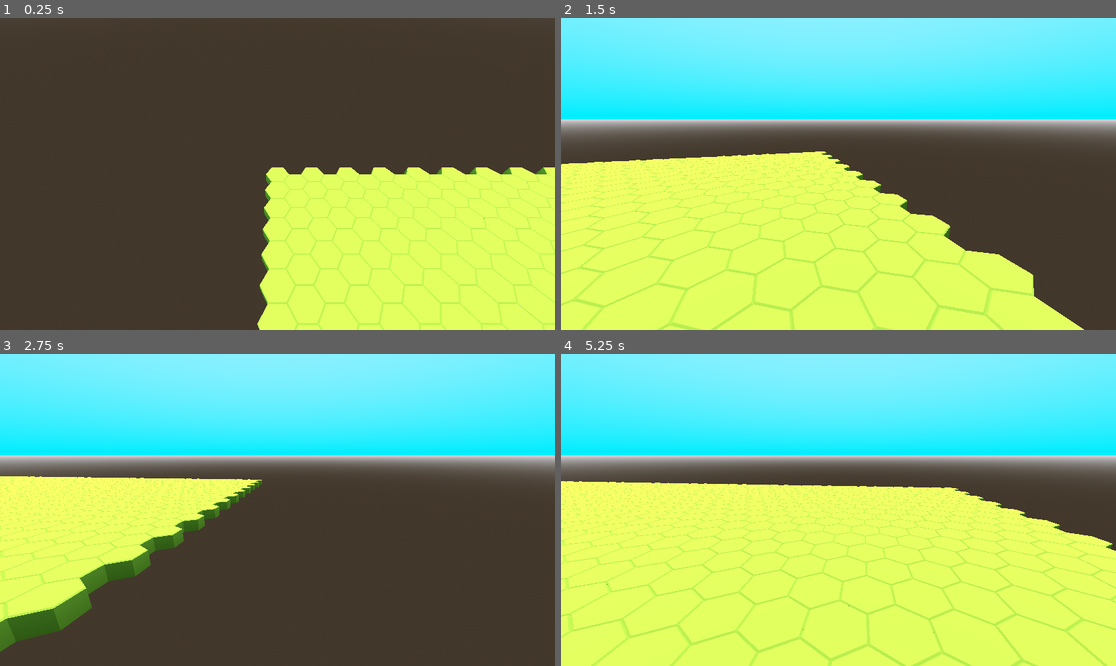
Above: before the commit, frames 1-4 (two rows, left to right).
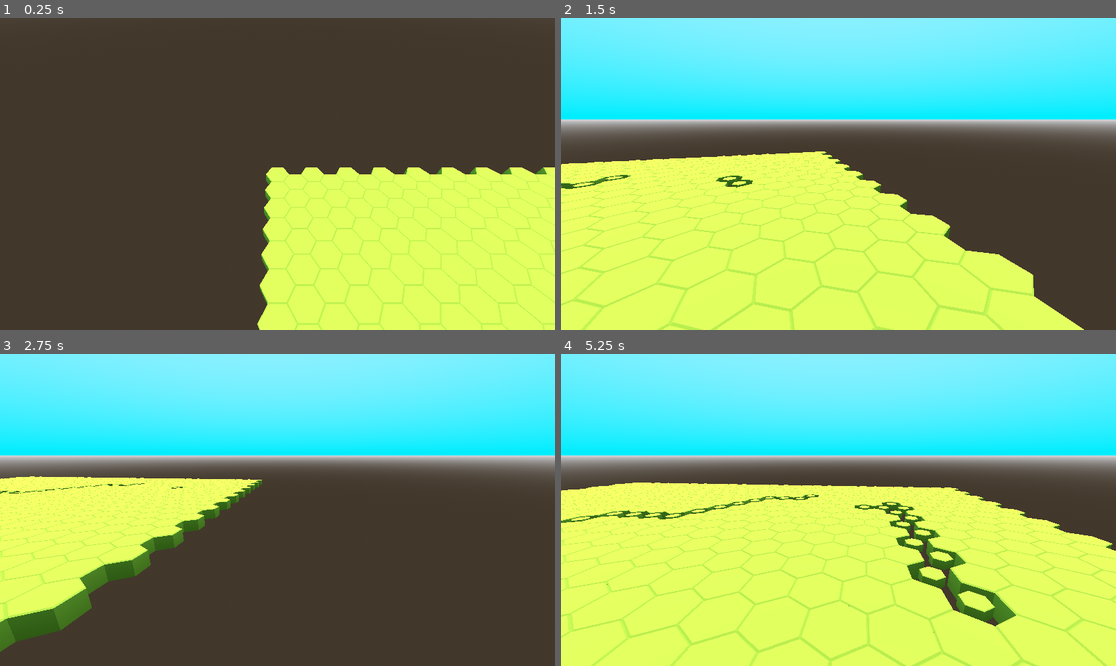
Above: after the commit, the same moments.

Repository: Ricardo-Pamplona/ToTheBone
Game: Godot game, scene res://scenes/board.tscn
Same seed, same stepped clock (60 frames per second), same inputs: the game is played once before the commit and once after it.
Inputs (mouse positions are in pixels of both pictures, inside the frame that each line leads up to):
- Up to frame 1 (0.25 s): no input
- Up to frame 2 (1.5 s): tap Enter at 0.5 s; move the mouse to (960, 158) at 0.52 s; hold Right (right) 0.53-1.28 s; hold Right mouse button (rotate_mouse) 0.53-1.28 s; click (960, 158) at 0.67 s; move the mouse to (727, 189) at 1.27 s; hold S (down) from 1.28 s (still down); tap Mouse wheel up (zoom_in) at 1.35 s; click (727, 189) at 1.42 s
- Up to frame 3 (2.75 s): move the mouse to (333, 441) at 2.02 s; release S (down) at 2.03 s; hold Right (right) from 2.03 s (still down); tap Mouse wheel down (zoom_out) at 2.1 s; click (333, 441) at 2.17 s
- Up to frame 4 (5.25 s): move the mouse to (810, 572) at 2.77 s; release Right (right) at 2.78 s; hold W (up) 2.78-3.53 s; right-click (810, 572) at 2.85 s; click (810, 572) at 2.92 s; move the mouse to (1005, 556) at 3.52 s; hold A (left) 3.53-5.03 s; tap Mouse wheel up (zoom_in) at 3.6 s; click (1005, 556) at 3.67 s; move the mouse to (672, 463) at 4.27 s; tap Mouse wheel down (zoom_out) at 4.35 s; click (672, 463) at 4.42 s; move the mouse to (866, 510) at 5.02 s; hold S (down) from 5.03 s (still down); hold Right mouse button (rotate_mouse) from 5.03 s (still down); click (866, 510) at 5.17 s

The runs differ from the first frame. In frame 1, less than 0.1% of the frame differs, in the area x 68-88%, y 64-86%; in frame 2, 0.3%; in frame 3, 0.1%; in frame 4, 2.8%, in the area x 0-82%, y 40-89%.

Commit message:
Feat: Adicionando o A* e mais umas coisas

Diff:
--- /dev/null
+++ b/Assets/KayKit_Medieval_Hexagon_Pack_1.0_FREE/Assets/fbx/tiles/base/hex_grass.gd
@@ -0,0 +1,4 @@
+extends Node3D
+
+func _ready():
+	scale = Vector3.ONE * 0.5
--- a/scenes/board.tscn
+++ b/scenes/board.tscn
@@ -1,7 +1,7 @@
 [gd_scene load_steps=6 format=3 uid="uid://dq6nxpq73a4"]
 
 [ext_resource type="Script" uid="uid://tdridcfyhy6m" path="res://scripts/hex_grid.gd" id="1_bw3vb"]
-[ext_resource type="Script" uid="uid://3wui6a0xrky1" path="res://assets/KayKit_Medieval_Hexagon_Pack_1.0_FREE/Assets/fbx/tiles/rivers/camera_position.gd" id="1_tx6nw"]
+[ext_resource type="Script" uid="uid://3wui6a0xrky1" path="res://Assets/KayKit_Medieval_Hexagon_Pack_1.0_FREE/Assets/fbx/tiles/rivers/camera_position.gd" id="1_tx6nw"]
 
 [sub_resource type="ProceduralSkyMaterial" id="ProceduralSkyMaterial_id3w2"]
 sky_top_color = Color(0.486275, 0.72549, 0.952941, 1)
--- /dev/null
+++ b/scenes/collision_shape_3d.gd
@@ -0,0 +1,18 @@
+extends CollisionShape3D
+
+@onready var area := $"../../CollisionShape3D"
+@onready var visual := $"../../hex_grass"
+
+const SCALE_FACTOR := 0.5
+
+func _ready():
+	area.connect("mouse_entered", Callable(self, "_on_mouse_entered"))
+	area.connect("mouse_exited", Callable(self, "_on_mouse_exited"))
+
+func _on_mouse_entered():
+	print("ENTERED")
+	visual.scale = Vector3.ONE * SCALE_FACTOR
+
+func _on_mouse_exited():
+	print("EXITED")
+	visual.scale = Vector3.ONE
--- a/scenes/hex_tile.tscn
+++ b/scenes/hex_tile.tscn
@@ -1,15 +1,22 @@
-[gd_scene load_steps=3 format=3 uid="uid://b3mha41o5uhpw"]
+[gd_scene load_steps=5 format=3 uid="uid://b3mha41o5uhpw"]
 
-[ext_resource type="PackedScene" uid="uid://dywh76pki4ikr" path="res://assets/KayKit_Medieval_Hexagon_Pack_1.0_FREE/Assets/fbx/tiles/base/hex_grass.fbx" id="1_2crfn"]
+[ext_resource type="PackedScene" uid="uid://dywh76pki4ikr" path="res://Assets/KayKit_Medieval_Hexagon_Pack_1.0_FREE/Assets/fbx/tiles/base/hex_grass.fbx" id="1_2crfn"]
+[ext_resource type="Script" uid="uid://dkaqt6pqgeedd" path="res://scripts/tile/event_handler.gd" id="2_8oknp"]
+[ext_resource type="Script" uid="uid://dbinsup27471j" path="res://Assets/KayKit_Medieval_Hexagon_Pack_1.0_FREE/Assets/fbx/tiles/base/hex_grass.gd" id="3_grtse"]
 
 [sub_resource type="CylinderShape3D" id="CylinderShape3D_xon6g"]
 height = 1.00983
 radius = 1.16504
 
-[node name="hex_tile" type="Node3D"]
+[node name="hex_tile" type="StaticBody3D"]
+script = ExtResource("2_8oknp")
 
-[node name="hex_grass" parent="." instance=ExtResource("1_2crfn")]
+[node name="big" parent="." instance=ExtResource("1_2crfn")]
 transform = Transform3D(-4.37114e-08, 0, 1, 0, 1, 0, -1, 0, -4.37114e-08, 0, 0, 0)
+
+[node name="small" parent="." instance=ExtResource("1_2crfn")]
+transform = Transform3D(-4.37114e-08, 0, 1, 0, 1, 0, -1, 0, -4.37114e-08, 0, 0, 0)
+script = ExtResource("3_grtse")
 
 [node name="CollisionShape3D" type="CollisionShape3D" parent="."]
 transform = Transform3D(1, 0, 0, 0, 1, 0, 0, 0, 1, 0, -0.495087, 0)
--- /dev/null
+++ b/scripts/dtos/priority_queue.gd
@@ -0,0 +1,14 @@
+extends Node
+
+class PriorityQueue:
+	var elements = []
+
+	func push(item, priority):
+		elements.append({ "item": item, "priority": priority })
+		elements.sort_custom(func(a, b): return a["priority"] < b["priority"])
+
+	func pop():
+		return elements.pop_front()["item"]
+
+	func is_empty():
+		return elements.is_empty()
--- a/scripts/hex_grid.gd
+++ b/scripts/hex_grid.gd
@@ -1,18 +1,26 @@
 extends Node3D
 
+const Conversion = preload("res://scripts/utils/conversion.gd")
+const PriorityQueue = preload("res://scripts/dtos/priority_queue.gd")
+const Finder = preload("res://scripts/utils/finder.gd")
 
 const TILE_SIZE := 2.0
 const HEX_TILE = preload("res://scenes/hex_tile.tscn")
 
-@export var grid_size := 100
-var index = 0
+@export var grid_size := 30
 
+var tile_map: Dictionary = {}
+
+#Teste da função A*
 func _ready() -> void:
 	_generate_grid()
-
+	var path = Finder.build_path(Vector2i(15, 20), Vector2i(5, 10), tile_map)
+	for tile_pos in path:
+		var tile = tile_map.get(tile_pos)
+		if tile:
+			tile.change_size()
 
 func _generate_grid():
-	var tile_index := 0
 	for x in range(grid_size):
 		var tile_coordinates := Vector2.ZERO
 		tile_coordinates.x = x * TILE_SIZE * cos(deg_to_rad(30))
@@ -20,5 +28,6 @@
 		for y in range(grid_size):
 			var tile = HEX_TILE.instantiate()
 			add_child(tile)
-			tile.translate(Vector3(tile_coordinates.x, index, tile_coordinates.y))
+			tile.translate(Vector3(tile_coordinates.x, 0, tile_coordinates.y))
+			tile_map[Vector2i(x, y)] = tile
 			tile_coordinates.y += TILE_SIZE
--- /dev/null
+++ b/scripts/tile/event_handler.gd
@@ -0,0 +1,39 @@
+extends StaticBody3D
+
+const SCALE_FACTOR := 0.5
+var is_scaled_down := false
+
+@onready var area := $"."
+@onready var big := $big
+
+static var first_clicked_tile: StaticBody3D = null
+static var affected_tiles: Array = []
+
+func _ready():
+	area.connect("mouse_entered", Callable(self, "_on_mouse_entered"))
+	area.connect("mouse_exited", Callable(self, "_on_mouse_exited"))
+
+func _input_event(camera, event, position, normal, shape_idx):
+	if event is InputEventMouseButton and event.pressed and event.button_index == MOUSE_BUTTON_LEFT:
+		if first_clicked_tile == null:
+			first_clicked_tile = self
+		else:
+			for tile in affected_tiles:
+				if is_instance_valid(tile):
+					tile.change_size()
+			affected_tiles.clear()
+			first_clicked_tile = null
+		change_size()
+#
+func change_size():
+	big.visible = not big.visible
+
+func _on_mouse_entered():
+	if first_clicked_tile != null and self != first_clicked_tile:
+		big.visible = false
+		if not affected_tiles.has(self):
+			affected_tiles.append(self)
+
+func _on_mouse_exited():
+	if first_clicked_tile != null and self != first_clicked_tile:
+		big.visible = true
--- /dev/null
+++ b/scripts/utils/conversion.gd
@@ -0,0 +1,26 @@
+extends Node
+
+const CUBE_DIRECTIONS = [
+	Vector3(1, -1, 0), Vector3(1, 0, -1), Vector3(0, 1, -1),
+	Vector3(-1, 1, 0), Vector3(-1, 0, 1), Vector3(0, -1, 1)
+]
+
+static func offset_to_cube(x: int, y: int) -> Vector3:
+	var col = x
+	var row = y - (x - (x & 1)) / 2
+	var z = -col - row
+	return Vector3(col, row, z)
+
+static func cube_to_offset(cube: Vector3) -> Vector2i:
+	var x = int(cube.x)
+	var y = int(cube.y + (cube.x - (int(cube.x) & 1)) / 2)
+	return Vector2i(x, y)
+
+static func hex_neighbors(cube: Vector3) -> Array:
+	var neighbors := []
+	for dir in CUBE_DIRECTIONS:
+		neighbors.append(cube + dir)
+	return neighbors
+
+static func heuristic(a: Vector3, b: Vector3) -> float:
+	return max(abs(a.x - b.x), abs(a.y - b.y), abs(a.z - b.z))
--- /dev/null
+++ b/scripts/utils/finder.gd
@@ -0,0 +1,42 @@
+extends Node
+
+const Conversion = preload("res://scripts/utils/conversion.gd")
+const PriorityQueue = preload("res://scripts/dtos/priority_queue.gd")
+
+static func build_path(start: Vector2i, goal: Vector2i, tile_map: Dictionary) -> Array:
+	var start_cube = Conversion.offset_to_cube(start.x, start.y)
+	var goal_cube = Conversion.offset_to_cube(goal.x, goal.y)
+
+	var frontier := PriorityQueue.PriorityQueue.new()
+	frontier.push(start_cube, 0)
+
+	var came_from = {}
+	var cost_so_far = {}
+	came_from[start_cube] = null
+	cost_so_far[start_cube] = 0
+
+	while not frontier.is_empty():
+		var current = frontier.pop()
+
+		if current == goal_cube:
+			break
+
+		for next_cube in Conversion.hex_neighbors(current):
+			var next_offset = Conversion.cube_to_offset(next_cube)
+			if not tile_map.has(next_offset):
+				continue
+
+			var new_cost = cost_so_far[current] + 1
+			if not cost_so_far.has(next_cube) or new_cost < cost_so_far[next_cube]:
+				cost_so_far[next_cube] = new_cost
+				var priority = new_cost + Conversion.heuristic(goal_cube, next_cube)
+				frontier.push(next_cube, priority)
+				came_from[next_cube] = current
+
+	var path := []
+	var current = goal_cube
+	while current != null:
+		path.append(Conversion.cube_to_offset(current))
+		current = came_from.get(current)
+	path.reverse()
+	return path
Not shown, changed: Assets/KayKit_Adventurers_1.0_FREE/Assets/fbx/arrow.fbx.import
Not shown, changed: Assets/KayKit_Adventurers_1.0_FREE/Assets/fbx/arrow_bundle.fbx.import
Not shown, changed: Assets/KayKit_Adventurers_1.0_FREE/Assets/fbx/axe_1handed.fbx.import
Not shown, changed: Assets/KayKit_Adventurers_1.0_FREE/Assets/fbx/axe_2handed.fbx.import
Not shown, changed: Assets/KayKit_Adventurers_1.0_FREE/Assets/fbx/barbarian_texture.png.import
Not shown, changed: Assets/KayKit_Adventurers_1.0_FREE/Assets/fbx/crossbow_1handed.fbx.import
Not shown, changed: Assets/KayKit_Adventurers_1.0_FREE/Assets/fbx/crossbow_2handed.fbx.import
Not shown, changed: Assets/KayKit_Adventurers_1.0_FREE/Assets/fbx/dagger.fbx.import
Not shown, changed: Assets/KayKit_Adventurers_1.0_FREE/Assets/fbx/knight_texture.png.import
Not shown, changed: Assets/KayKit_Adventurers_1.0_FREE/Assets/fbx/mage_texture.png.import
Not shown, changed: Assets/KayKit_Adventurers_1.0_FREE/Assets/fbx/mug_empty.fbx.import
Not shown, changed: Assets/KayKit_Adventurers_1.0_FREE/Assets/fbx/mug_full.fbx.import
(and 319 more such lines)
